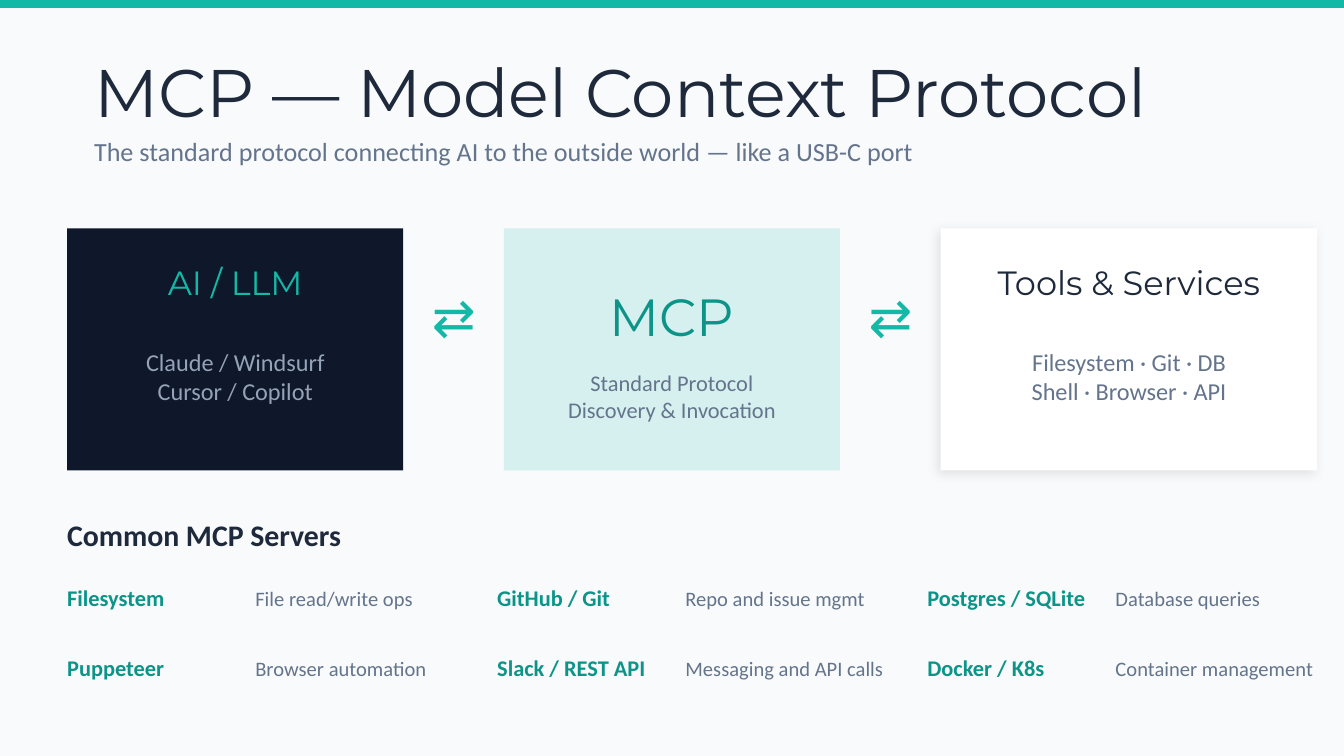
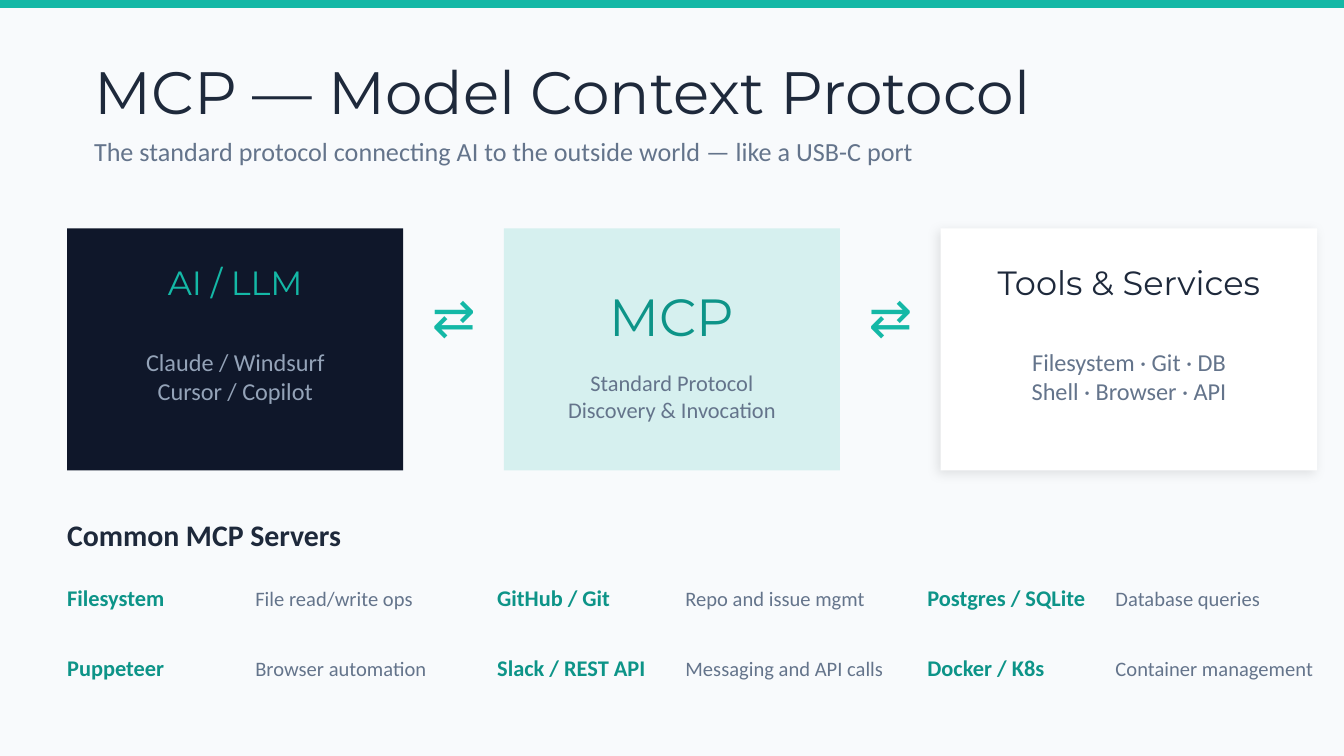
Before and after one commit to chenkunyuan/ai-tools-intro-sharing, a slide deck: slide 11 of AI_Getting_Started_with_AI_Tools.pptx. Drawn at 1344x756 pixels with LibreOffice and Linux fonts; fonts in the diff are those of the drawing. Boxes give left, top, right and bottom in pixels: in the first picture for what was removed or moved away, otherwise in the second. Text is boxed around its words. In the diff, an @@ line names an element or a change of style, - is before the commit and + after.

```diff
--- a/AI_Getting_Started_with_AI_Tools.pptx
+++ b/AI_Getting_Started_with_AI_Tools.pptx
@@ text "MCP — Model Context Protocol" at (94, 69, 1031, 115): size 36 to 32 pt @@
```
Also in this commit, not shown: 5 other slides changed, 1 slide removed.
